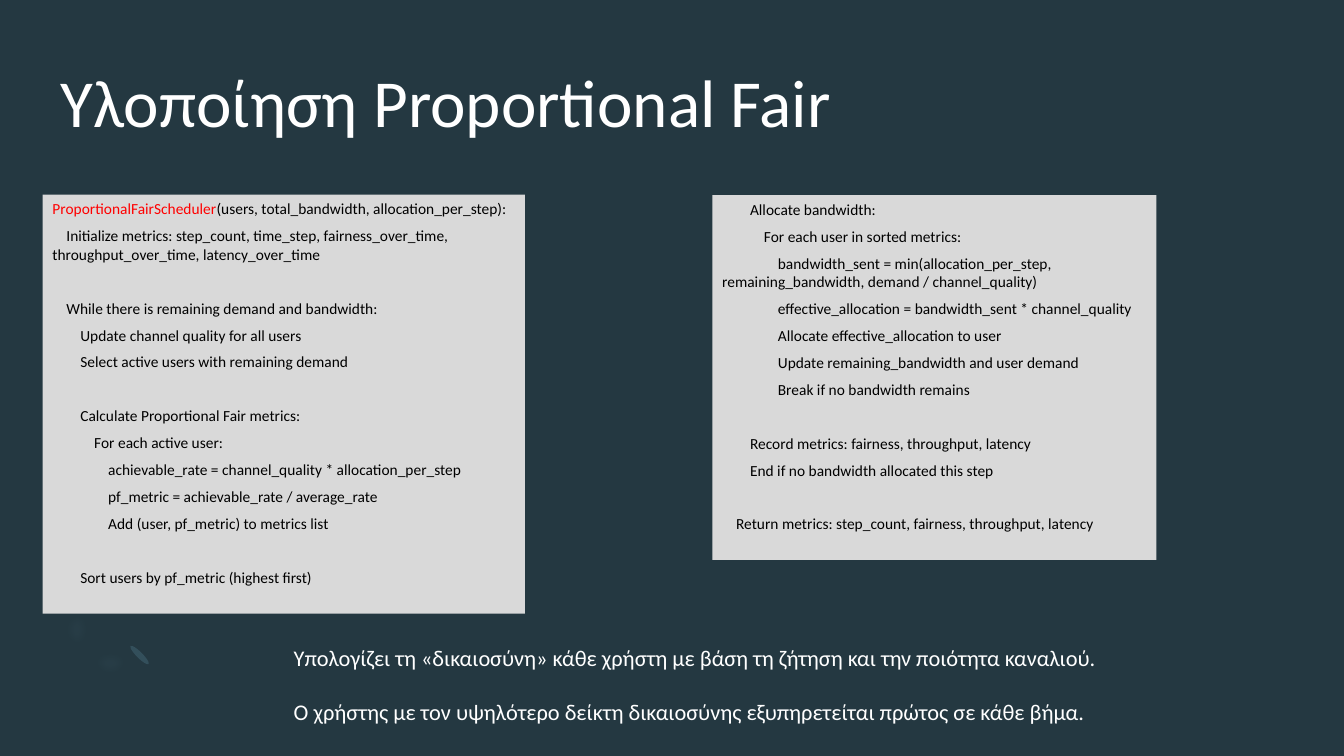
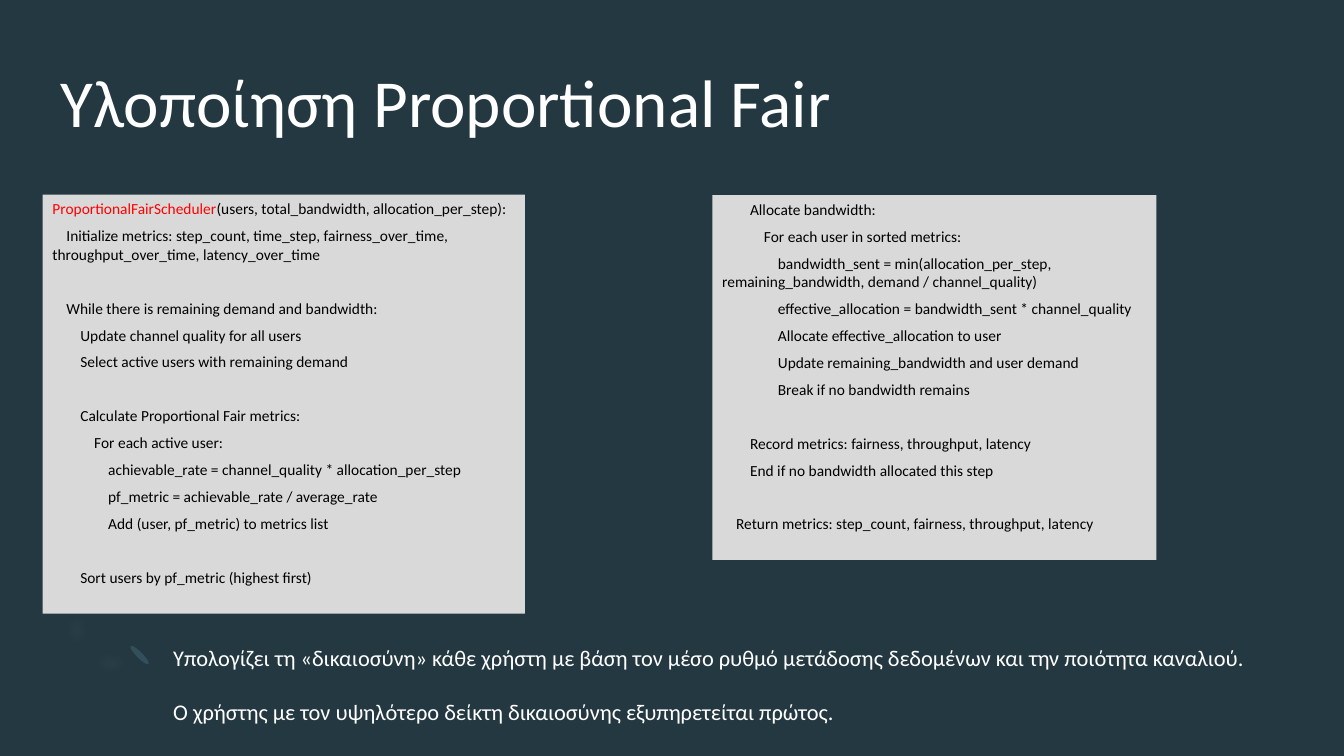
Before and after one commit to spyros-zikos/CEID-4G-Scheduler, a slide deck: slide 5 of presentation.pptx. Drawn at 1344x756 pixels with LibreOffice and Linux fonts; fonts in the diff are those of the drawing. Boxes give left, top, right and bottom in pixels: in the first picture for what was removed or moved away, otherwise in the second. Text is boxed around its words. In the diff, an @@ line names an element or a change of style, - is before the commit and + after.

```diff
--- a/presentation.pptx
+++ b/presentation.pptx
@@ text at (173,650,1244,724): text changed @@
-Υπολογίζει τη «δικαιοσύνη» κάθε χρήστη με βάση τη ζήτηση και την ποιότητα καναλιού.
-Ο χρήστης με τον υψηλότερο δείκτη δικαιοσύνης εξυπηρετείται πρώτος σε κάθε βήμα.
+Υπολογίζει τη «δικαιοσύνη» κάθε χρήστη με βάση τον μέσο ρυθμό μετάδοσης δεδομένων και την ποιότητα καναλιού.
+Ο χρήστης με τον υψηλότερο δείκτη δικαιοσύνης εξυπηρετείται πρώτος.
```
Also in this commit, not shown: 6 other slides changed, 1 other file.
